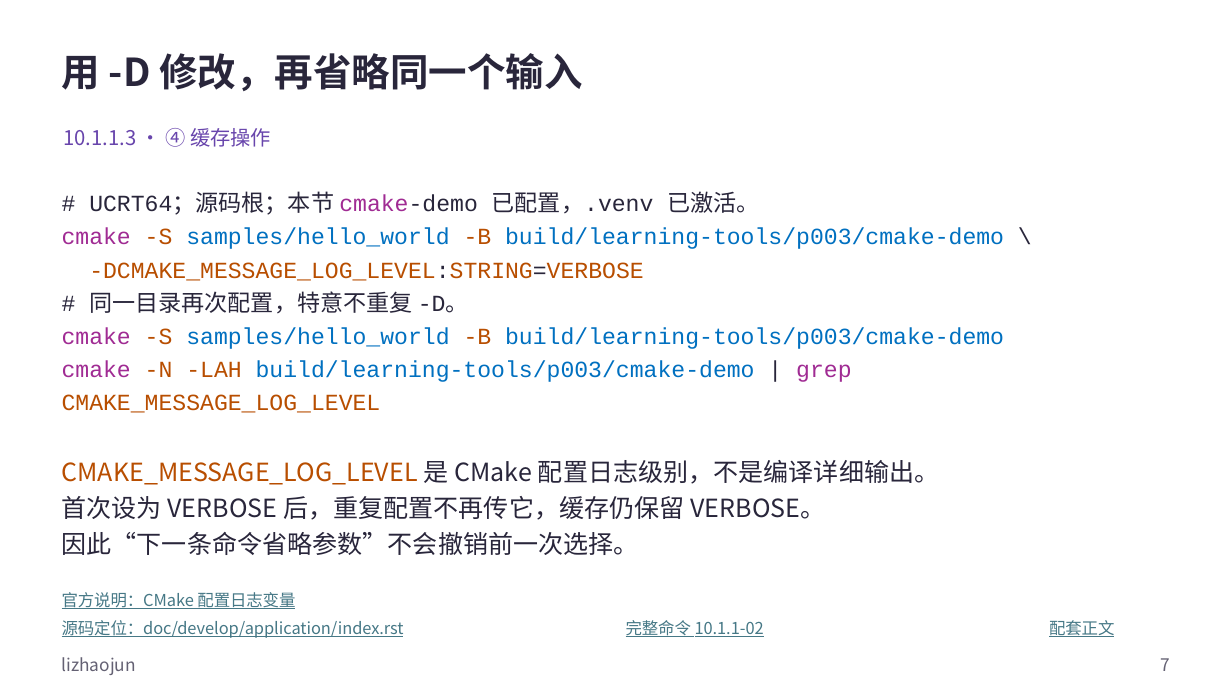
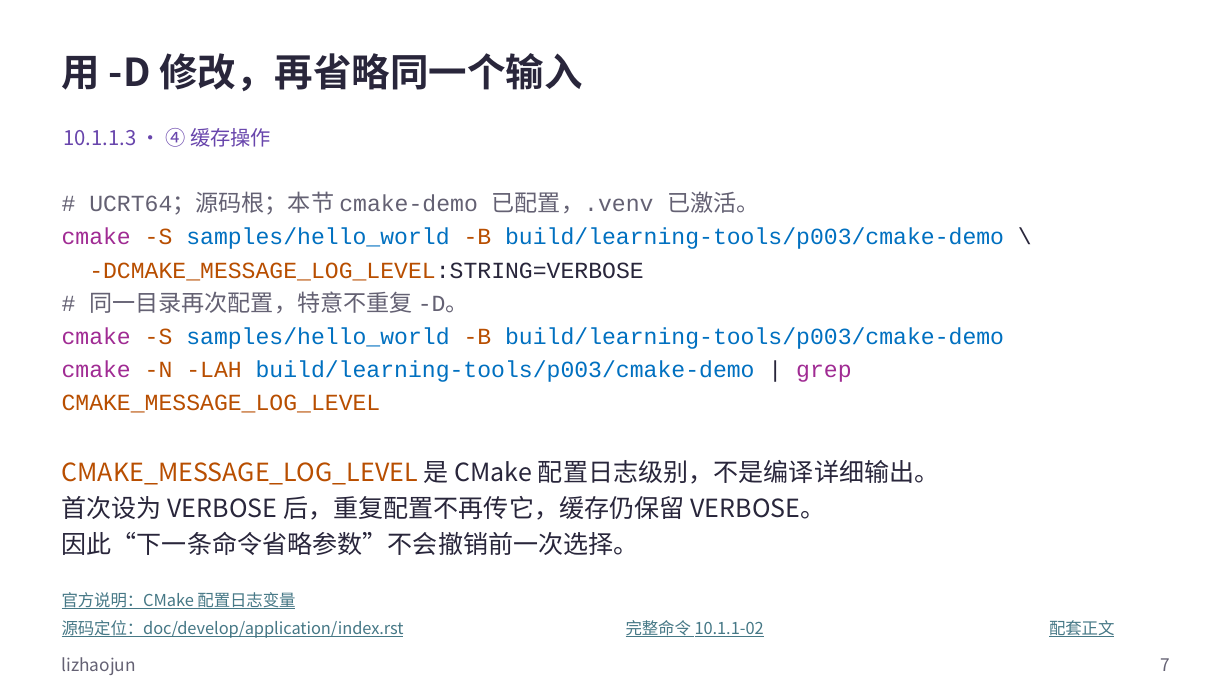
Before and after one commit to FormingSystem/zephyr_hc32f4a0, a slide deck: slide 7 of learning/P01_zephyr_make_project/slides/P010_CMake缓存与构建排错_Windows.pptx. Drawn at 1232x693 pixels with LibreOffice and Linux fonts; fonts in the diff are those of the drawing. Boxes give left, top, right and bottom in pixels: in the first picture for what was removed or moved away, otherwise in the second. Text is boxed around its words. In the diff, an @@ line names an element or a change of style, - is before the commit and + after.

```diff
--- a/learning/P01_zephyr_make_project/slides/P010_CMake缓存与构建排错_Windows.pptx
+++ b/learning/P01_zephyr_make_project/slides/P010_CMake缓存与构建排错_Windows.pptx
@@ text at (89, 191, 759, 313): text colour #29263B to #646173 in "# UCRT64；源码根；本节 cmake-demo 已配置，.venv 已激活。", "# 同一目录再次配置，特意不重复 -D。"; text colour #A02B93 to #646173 in "cmake-demo"; text colour #B84E00 to #29263B in "-DCMAKE_MESSAGE_LOG_LEVEL:STRING=VERBOSE" @@
```
Also in this commit, not shown: 9 other slides changed, 19 other files.
